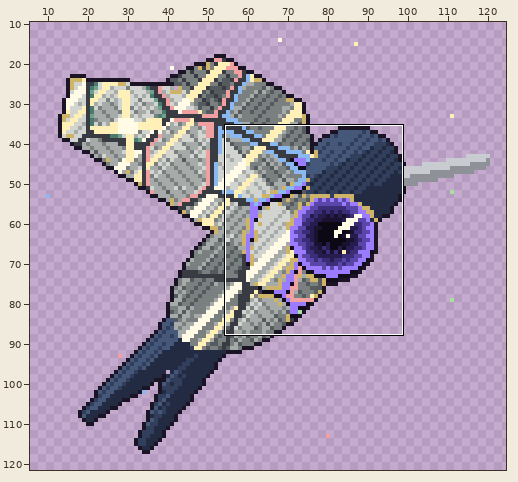
Pixel-art file: tools/art/creatures/glare_arquetipo/glare_arquetipo_portrait.aseprite. Above, an overview of the earlier version with the close-up marked.
Close-up. Old version:
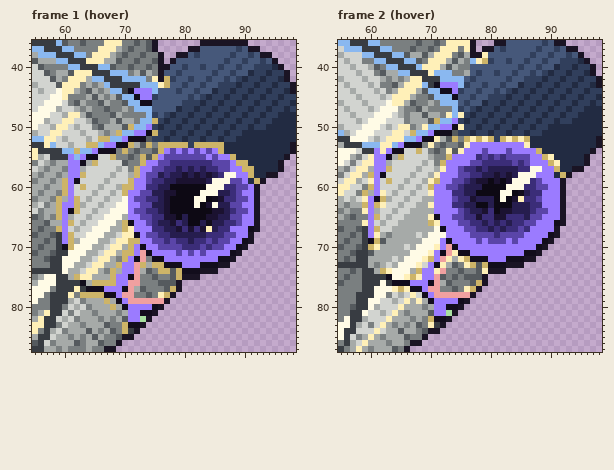
128x128 pixels, 4 frames. Colours within 5 levels of each other are drawn and written as one. Shown: frame 1 (hover): x 55..98, y 36..87; frame 2 (hover): x 55..98, y 36..87. The wide view leaves out empty margins. The commit also changed other frames or places, which this record leaves out.
Once edited:
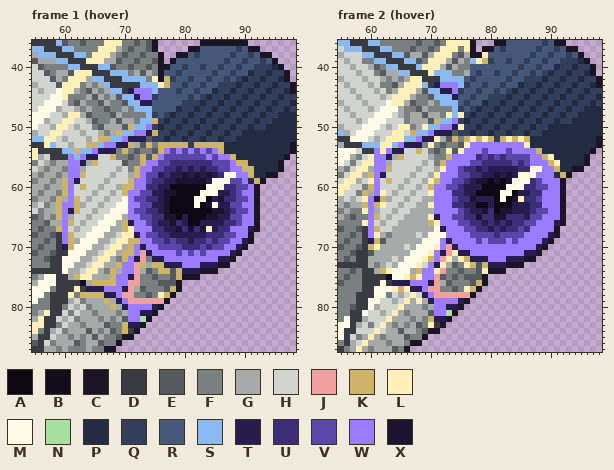
Palette (. is transparent): A #0d0914  B #120d1c  C #1a1424  D #383c42  E #555a5e  F #7a7f80  G #a6aaa8  H #d2d4d0  J #f0a0a0  K #cdb468  L #fff0b8  M #fffbe6  N #a8e0a0  P #222b42  Q #313f5c  R #46587a  S #8ab8f0  T #261d4e  U #3b2d78  V #5a45a8  W #9b7bff  X #1b1230
Change:
Changed rows in their new state; - is an unchanged pixel.
Frame 1 (hover), layer "corpo":
first column x 71:
44 T---
45 -T--
46 --TT
first column x 60:
51 --------------T-----------------
52 -----------TTT------------------
53 ---------TT---------------------
54 ------TTT-----------------------
55 ----TT--------------------------
56 ---T----------------------------
59 --T-----------------------------
62 -------------------------T------
64 -T------------------------------
66 -----------T------------T-------
67 -------------------------------T
68 ------------T-------------------
69 ------------------------------T-
70 T------------T---------------T--
71 --------------T-------------T---
72 ------------T--TT---------TT----
73 -----------------TTT---TTT------
74 --------------------TTT---------
75 -----------T--------------------
77 ----TTT---T---------------------
78 -------TT-----------------------
79 ---------T----------------------
80 ----------T----T----------------
81 -------------TT-----------------
83 -----------TT-------------------
Frame 2 (hover), layer "corpo":
first column x 71:
43 T---
44 -TT-
45 ---T
first column x 60:
50 --------------T-----------------
51 -----------TTT------------------
52 ---------TT---------------------
53 ------TTT-----------------------
54 ----TT--------------------------
55 ---T----------------------------
58 --T-----------------------------
61 -------------------------T------
62 -T------------------------------
65 -----------T--------------------
66 -------------------------------T
67 ------------T-------------------
68 ------------------------------T-
69 T------------T---------------T--
70 --------------T-------------T---
71 ------------T--TT---------TT----
72 -----------------TTT---TTT------
73 -----------T--------TTT---------
76 ----TTT---T---------------------
77 -------TT-----------------------
78 ---------T----------------------
79 ----------T----T----------------
80 -------------TT-----------------
82 -----------TT-------------------
